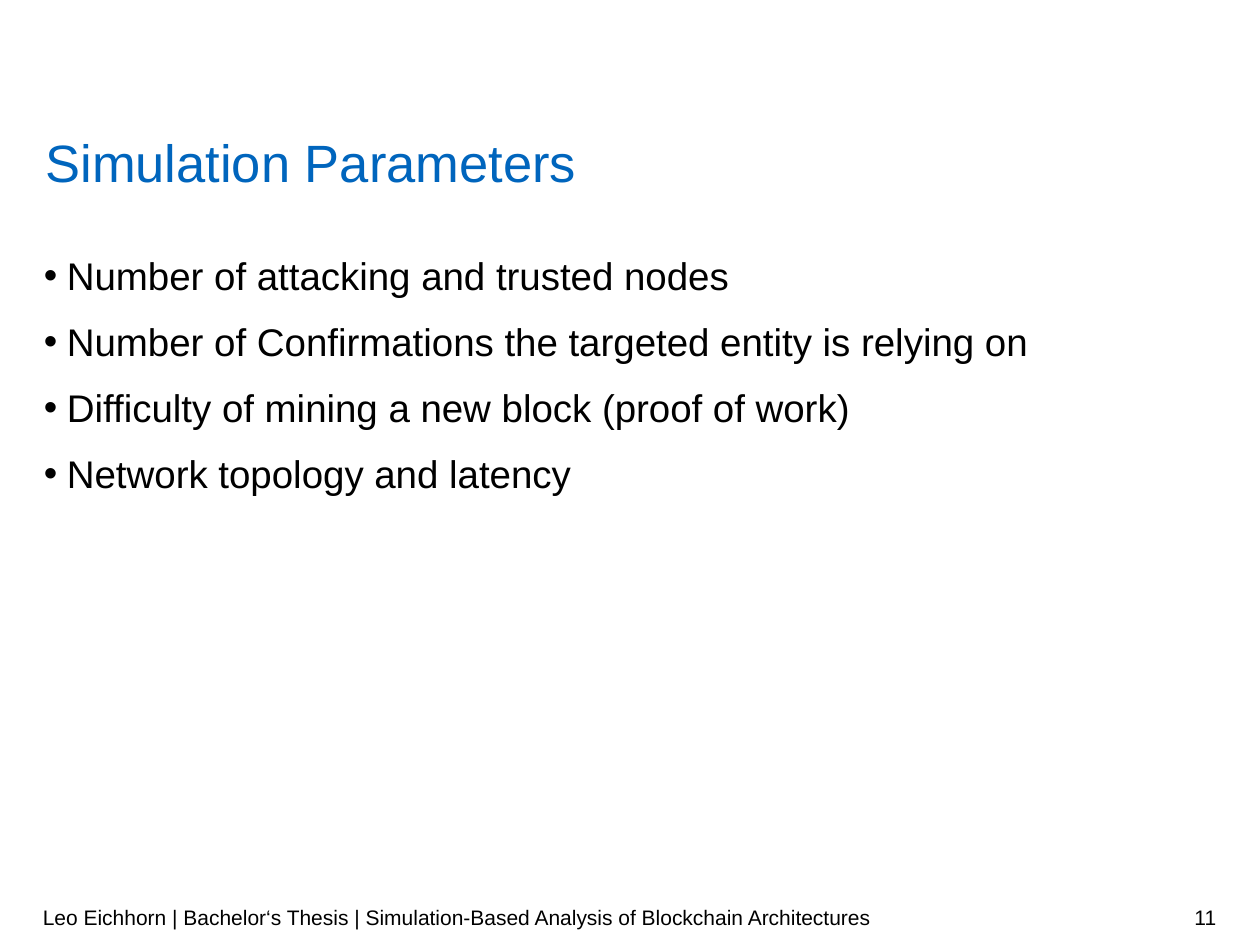
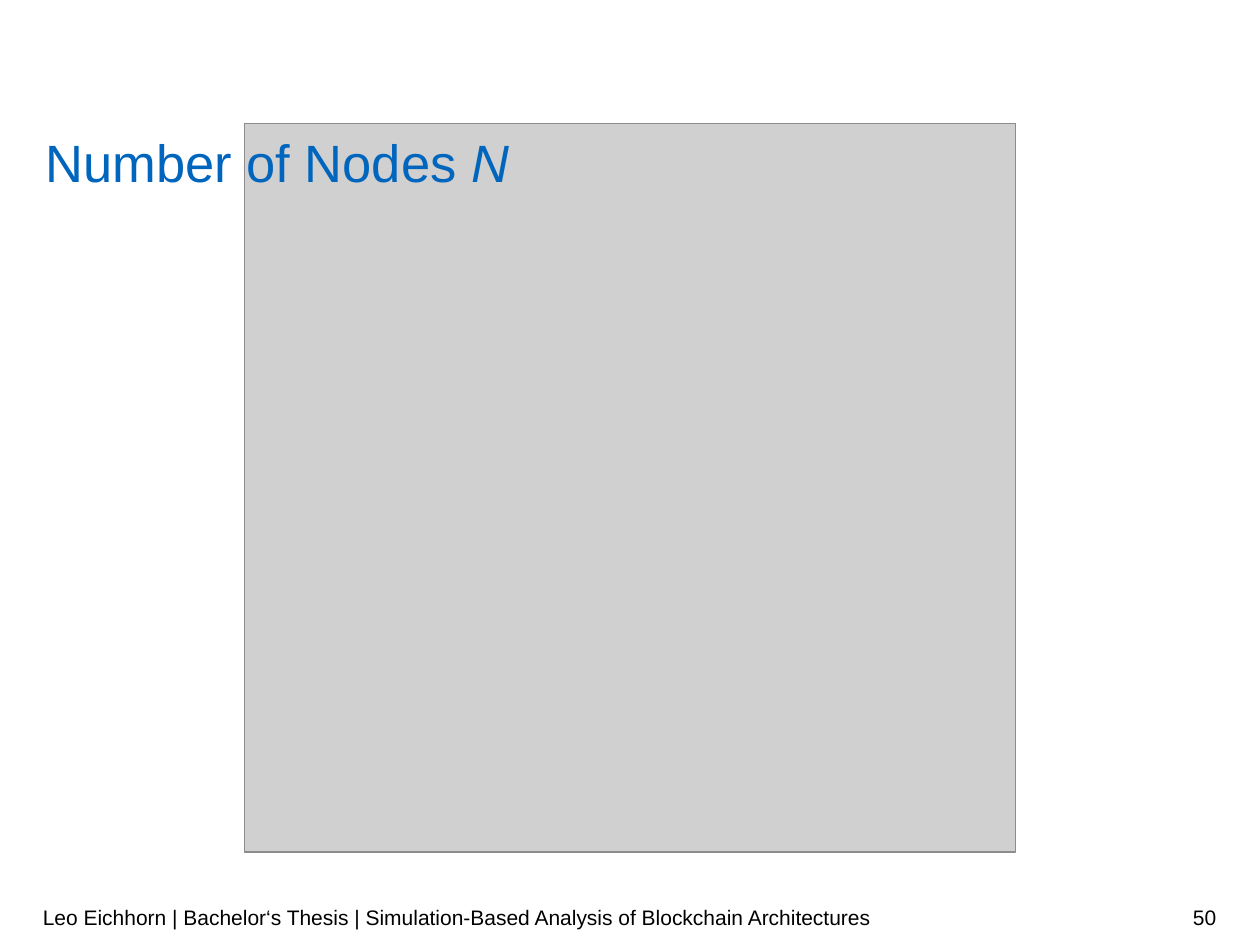
Before and after one commit to LeoEichhorn/Blockchain, a slide deck: slide 50 of Presentation/Blockchain.pptx (slide 11 before the commit). Drawn at 1260x945 pixels with LibreOffice and Linux fonts; fonts in the diff are those of the drawing; grey boxes stand for pictures; background and template pictures are left out. Boxes give left, top, right and bottom in pixels: in the first picture for what was removed or moved away, otherwise in the second. Text is boxed around its words. In the diff, an @@ line names an element or a change of style, - is before the commit and + after.

```diff
--- a/Presentation/Blockchain.pptx
+++ b/Presentation/Blockchain.pptx
@@ title at [45, 144, 510, 183]: text changed @@
-Simulation Parameters
+Number of Nodes N
@@ picture added at [244, 123, 1016, 852] @@
@@ text removed at [67, 262, 1028, 495] @@
-• Number of attacking and trusted nodes
-• Number of Confirmations the targeted entity is relying on
-• Difficulty of mining a new block (proof of work)
-• Network topology and latency
@@ page number at [1193, 910, 1216, 926]: text changed @@
-11
+50
```
Also in this commit, not shown: 8 other slides changed, 27 slides added, 34 other files.
